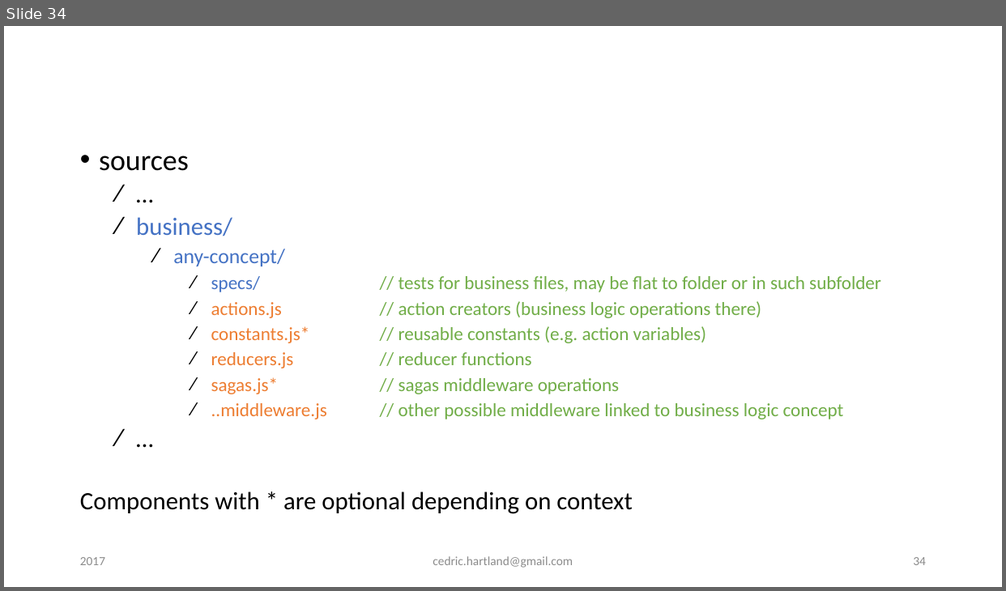
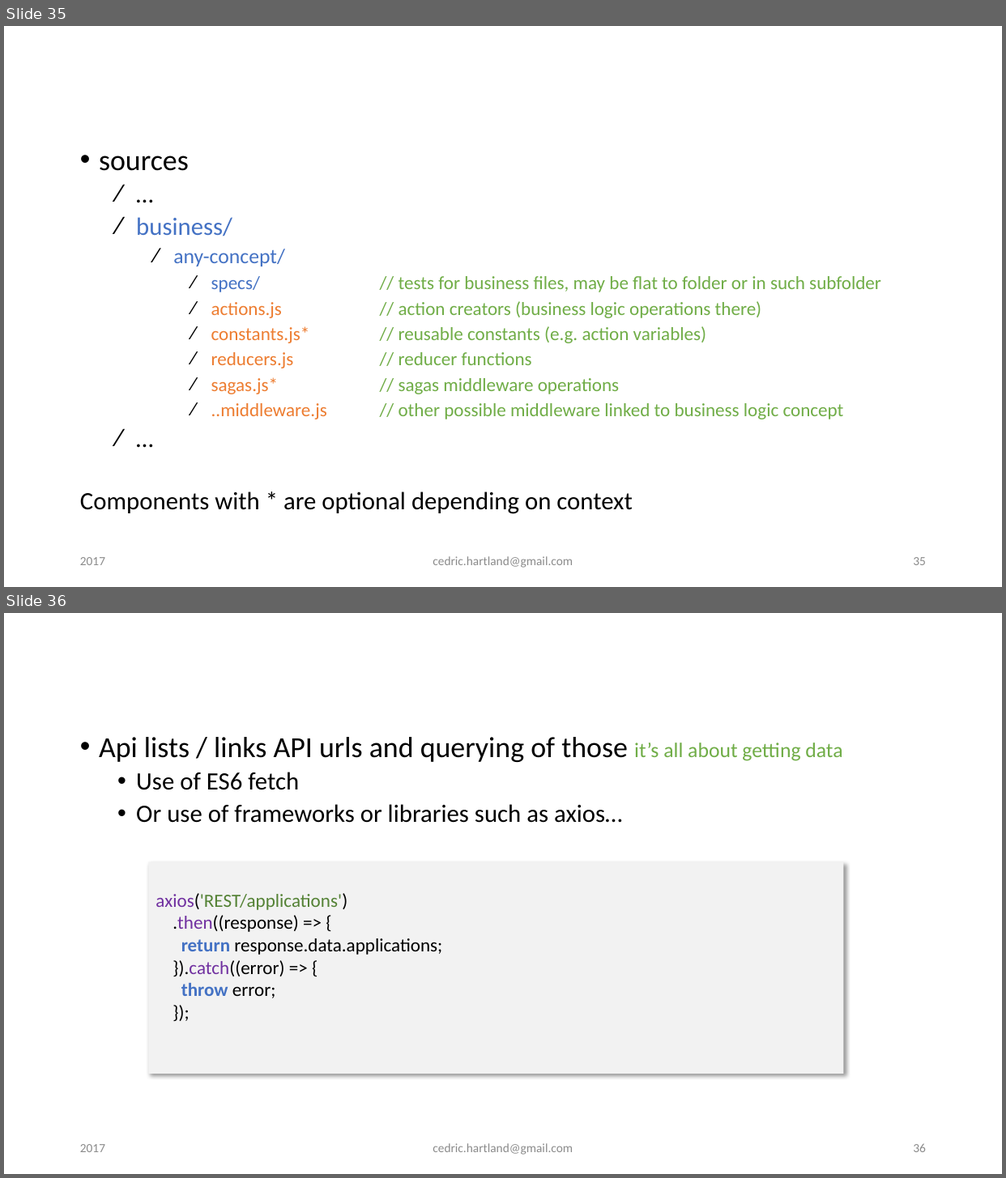
Before and after one commit to gigacool/react-redux-presentation, a slide deck: docs/React & Redux.pptx. Shown one above the other, each under a label of ours: slide 34 before the commit, slides 35 and 36 after it. The pictures are 1006x591 and 1006x1178 pixels, drawn with LibreOffice and Linux fonts; fonts in the diff are those of the drawing; background and template pictures are left out. Boxes give left, top, right and bottom in pixels: in the first picture for what was removed or moved away, otherwise in the second. Text is boxed around its words. In the diff, an @@ line names an element or a change of style, - is before the commit and + after.

```diff
--- a/docs/React & Redux.pptx
+++ b/docs/React & Redux.pptx
@@ slide 36 added at [4, 613, 1002, 1174], background #FFFFFF @@
@@ title added at [73, 643, 934, 713], 36 pt, text #FFFFFF @@
+API ?
@@ text added at [99, 737, 842, 823], 24 pt, text #000000 @@
+• Api lists / links API urls and querying of those it’s all about getting data
+  • Use of ES6 fetch
+  • Or use of frameworks or libraries such as axios…
@@ rectangle added at [148, 862, 843, 1074], fill #F2F2F2, 18 pt, text #000000 @@
+axios('REST/applications')
+.then((response) => {
+return response.data.applications;
+}).catch((error) => {
+throw error;
+});
@@ text added at [80, 1144, 105, 1152], 12 pt, text #8C8C8C @@
+2017
@@ text added at [432, 1144, 573, 1155], 12 pt, text #8C8C8C @@
+cedric.hartland@gmail.com
@@ page number added at [913, 1144, 926, 1152], 12 pt, text #8C8C8C @@
+36
@@ what was slide 34 is now slide 35 @@
@@ page number at [913, 557, 926, 565]: text changed @@
-34
+35
```
Also in this commit, not shown: 6 slides changed, 11 other slides added, 5 other files.
